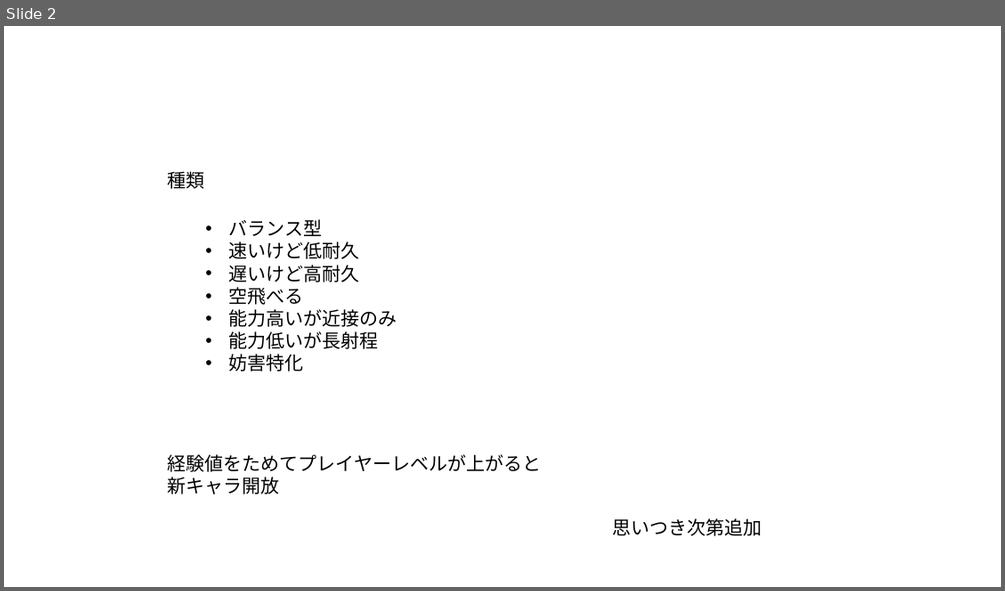
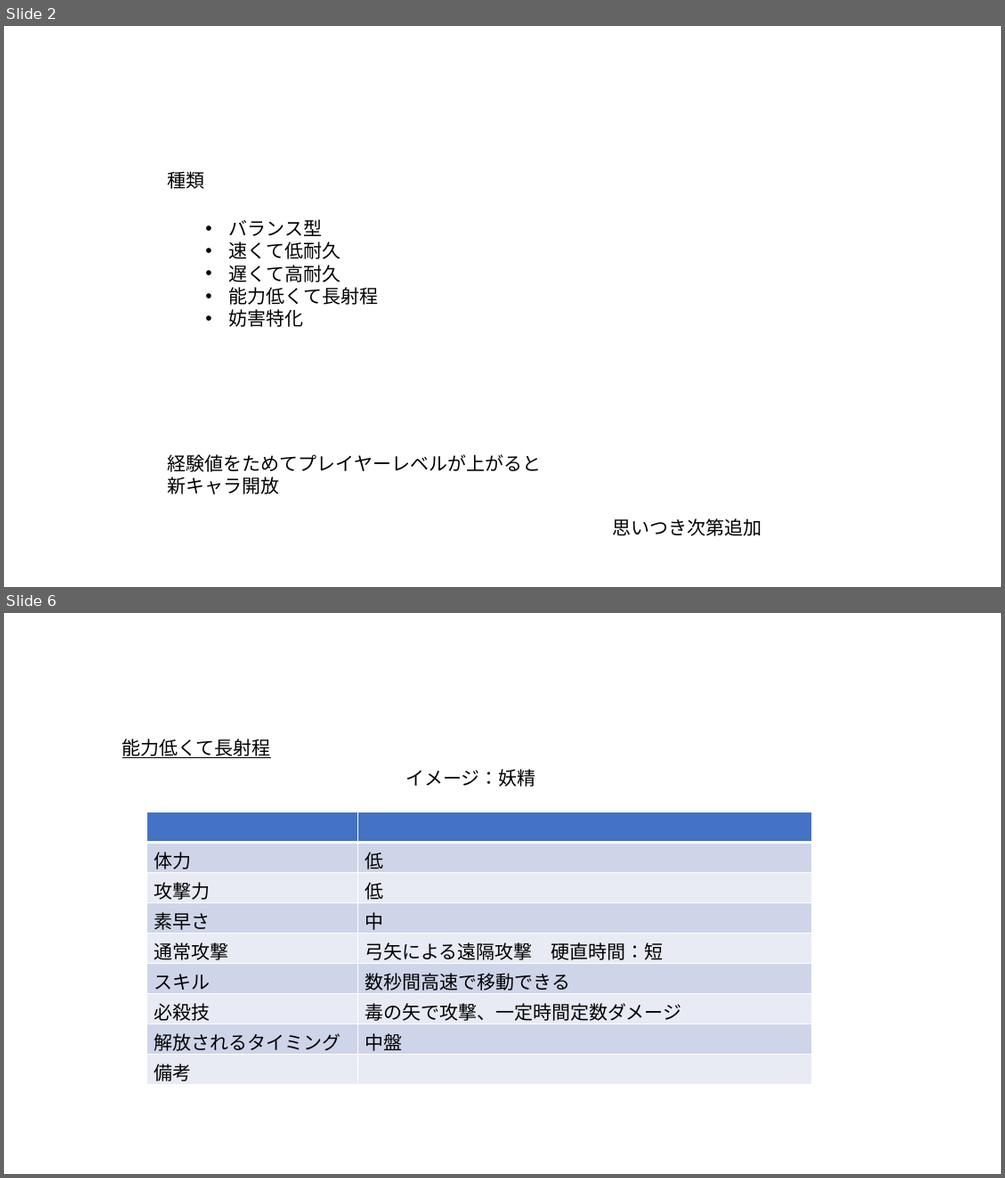
Before and after one commit to soushi1116/Employment, a slide deck: 仕様書/キャラクター.pptx. Shown one above the other, each under a label of ours: slide 2 before the commit, slides 2 and 6 after it; the slides between them are not shown. The pictures are 1005x591 and 1005x1178 pixels, drawn with LibreOffice and Linux fonts; fonts in the diff are those of the drawing. Boxes give left, top, right and bottom in pixels: in the first picture for what was removed or moved away, otherwise in the second. Text is boxed around its words. In the diff, an @@ line names an element or a change of style, - is before the commit and + after.

```diff
--- a/仕様書/キャラクター.pptx
+++ b/仕様書/キャラクター.pptx
@@ slide 6 added at <box>4,613,1001,1174</box>, background #FFFFFF @@
@@ text added at <box>122,738,271,758</box>, 18 pt, text #000000, underline @@
+能力低くて長射程
@@ text added at <box>405,769,536,787</box>, 18 pt, text #000000 @@
+イメージ：妖精
@@ table added at <box>146,811,811,1085</box>, 9 rows, 2 columns @@
+ | 
+体力 | 低
+攻撃力 | 低
+素早さ | 中
+通常攻撃 | 弓矢による遠隔攻撃 硬直時間：短
+スキル | 数秒間高速で移動できる
+必殺技 | 毒の矢で攻撃、一定時間定数ダメージ
+解放されるタイミング | 中盤
+備考 | 
@@ slide 2 changed as well @@
@@ text at <box>229,241,378,305</box>: text changed @@
-• 速いけど低耐久
-• 遅いけど高耐久
-• 空飛べる
-• 能力高いが近接のみ
-• 能力低いが長射程
+• 速くて低耐久
+• 遅くて高耐久
+• 能力低くて長射程
```
Also in this commit, not shown: 1 other slide changed, 6 other slides added, 2 other files.
